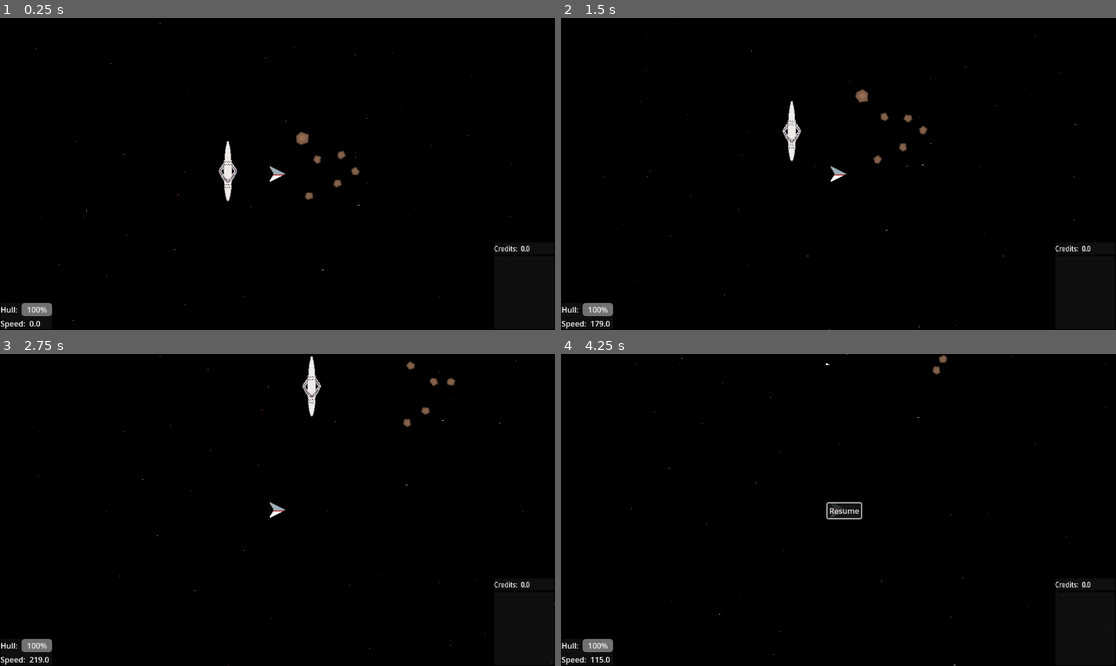
Above: before the commit, frames 1-4 (two rows, left to right).
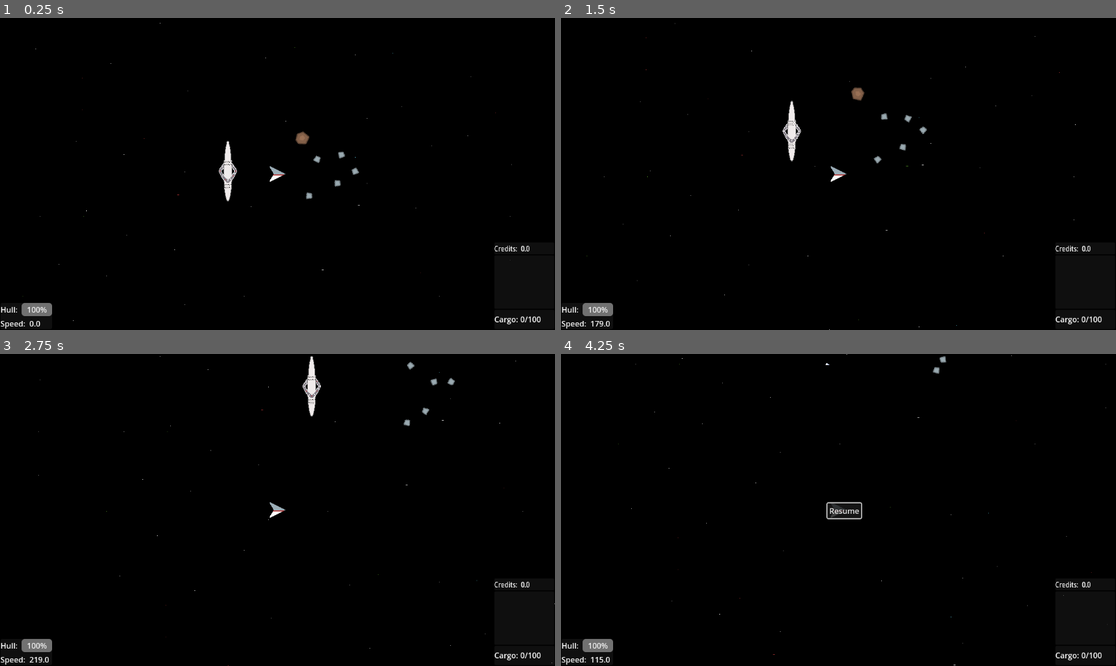
Above: after the commit, the same moments.

Repository: BenjaminRogers/Drone-Tender
Game: Godot game, scene res://Levels/world_1.tscn
Same seed, same stepped clock (60 frames per second), same inputs: the game is played once before the commit and once after it.
Inputs:
- Up to frame 1 (0.25 s): no input
- Up to frame 2 (1.5 s): hold E (lateral_right) 0.53-1.28 s; hold X (Stop) 0.53-1.28 s; hold S (backwards) from 1.28 s (still down); tap Space (shoot) at 1.35 s
- Up to frame 3 (2.75 s): release S (backwards) at 2.03 s; hold E (lateral_right) from 2.03 s (still down); hold X (Stop) from 2.03 s (still down)
- Up to frame 4 (4.25 s): release E (lateral_right) at 2.78 s; release X (Stop) at 2.78 s; hold W (forward) 2.78-3.53 s; tap Space (shoot) at 2.85 s; hold Q (lateral_left) from 3.53 s (still down); hold X (Stop) from 3.53 s (still down); tap Escape (pause) at 4.15 s

The runs differ from the first frame. In frame 1, 0.3% of the frame differs, in the area x 53-98%, y 36-99%; in frame 2, 0.3%, in the area x 52-98%, y 22-99%; in frame 3, 0.2%; in frame 4, 0.2%.

Commit message:
Implemented game over screen

Diff:
--- a/spaceminer/Levels/Objects/Scenes/space_station.gd
+++ b/spaceminer/Levels/Objects/Scenes/space_station.gd
@@ -9,9 +9,9 @@
 			if value_dict.has(key):
 				total_credits += received_dict[key] * value_dict[key]
 		object.credits += total_credits
-		await FloatingText.display_text(str("Credits earned: ", total_credits),object.global_position, "GOLD")
 		object.update_credits()
 		object.clear_inventory()
+		await FloatingText.display_text(str("Credits earned: ", total_credits),object.global_position, "GOLD")
 	if object.has_method("repair"):
 		if object.current_health < object.max_health:
 			object.repair(repair_cost)
--- a/spaceminer/Levels/Objects/Scenes/tiny_asteroid.tscn
+++ b/spaceminer/Levels/Objects/Scenes/tiny_asteroid.tscn
@@ -1,7 +1,7 @@
 [gd_scene load_steps=4 format=3 uid="uid://b2776j8ftk1i5"]
 
 [ext_resource type="Script" uid="uid://dlt7aop3geg0a" path="res://Levels/Objects/Scripts/tiny_asteroid.gd" id="1_vr6x5"]
-[ext_resource type="Texture2D" uid="uid://ceqmfr4hnnuce" path="res://Levels/Sprites/Asteroids/meteorBrown_tiny1.png" id="1_x4lyr"]
+[ext_resource type="Texture2D" uid="uid://8ifmpflqjoy6" path="res://Levels/Sprites/Asteroids/meteorGrey_tiny2.png" id="2_vr6x5"]
 
 [sub_resource type="CapsuleShape2D" id="CapsuleShape2D_46yr2"]
 radius = 11.0
@@ -15,7 +15,7 @@
 
 [node name="Sprite2D" type="Sprite2D" parent="."]
 texture_filter = 1
-texture = ExtResource("1_x4lyr")
+texture = ExtResource("2_vr6x5")
 
 [node name="CollisionShape2D" type="CollisionShape2D" parent="."]
 shape = SubResource("CapsuleShape2D_46yr2")
--- a/spaceminer/Levels/Objects/Scripts/tiny_asteroid.gd
+++ b/spaceminer/Levels/Objects/Scripts/tiny_asteroid.gd
@@ -11,6 +11,7 @@
 	set_contact_monitor(true)
 	set_max_contacts_reported(1)
 	resource_type = Asteroid.randomize_resource()
+	apply_force(rand_movement, rand_movement)
 func _physics_process(delta: float) -> void:
 	if get_contact_count() > 0:
 		has_been_hit = true
--- a/spaceminer/Ships/ship.gd
+++ b/spaceminer/Ships/ship.gd
@@ -16,6 +16,13 @@
 var inventory: Dictionary[String, int]
 var collision_leeway: float = 100.0
 var collision_damage: float = .05
+func game_over() -> void:
+	%AnimatedSprite2D.play("death")
+	await %AnimatedSprite2D.animation_finished
+	%GameOverScreen.show()
+	get_tree().paused = true
+func update_cargo_ui() -> void:
+	%CargoLabel.text = str(current_weight, " / ", max_weight)
 func repair(cost: float) -> void:
 	var repairs_needed = max_health - current_health
 	var total_cost = snappedf(repairs_needed * cost, .01)
@@ -43,12 +50,15 @@
 		FloatingText.display_text((collision_speed * collision_damage), global_position, "RED")
 		current_health -= collision_speed * collision_damage
 		%HealthBar.value = current_health
+		if current_health <= 0:
+			game_over()
 func update_credits() -> void:
 	%CreditsLabel.text = str(credits)
 func clear_inventory() -> void:
 	inventory = {}
 	current_weight = 0
 	%InventoryUI.update_ui(inventory)
+	update_cargo_ui()
 func add_to_inventory(resource_node):
 	var additional_value = resource_node.amount
 	if additional_value + current_weight > max_weight:
@@ -62,6 +72,7 @@
 		FloatingText.display_text(str(resource_node.resource_type, " ", resource_node.amount), global_position)
 		%InventoryUI.update_ui(inventory)
 		%ResourceCollectionSound.play()
+		update_cargo_ui()
 	elif not inventory.has(resource_node.resource_type):
 		inventory.set(resource_node.resource_type, additional_value)
 		current_weight += resource_node.amount
@@ -69,6 +80,7 @@
 		FloatingText.display_text(str(resource_node.resource_type, " ", resource_node.amount), global_position)
 		%InventoryUI.update_ui(inventory)
 		%ResourceCollectionSound.play()
+		update_cargo_ui()
 func fire_projectile(projectile: Resource) -> void:
 	var projectile_instance = projectile.instantiate()
 	%AimOrigin.add_child(projectile_instance)
--- a/spaceminer/Ships/ship_1.tscn
+++ b/spaceminer/Ships/ship_1.tscn
@@ -1,7 +1,8 @@
-[gd_scene load_steps=10 format=3 uid="uid://bel4yswwdqdmk"]
+[gd_scene load_steps=19 format=3 uid="uid://bel4yswwdqdmk"]
 
 [ext_resource type="Script" uid="uid://dlnbf0u4v7t0w" path="res://Ships/ship.gd" id="1_386x3"]
 [ext_resource type="Texture2D" uid="uid://c2sf77v7jdvqj" path="res://Ships/Sprites/Ship1Sprite.png" id="2_3j2h8"]
+[ext_resource type="Texture2D" uid="uid://li5gr3t817iu" path="res://Ships/Sprites/Ship1DeathSprite-sheet.png" id="2_sd0gl"]
 [ext_resource type="Script" uid="uid://dubknthuk1s2s" path="res://Ships/inventory_ui.gd" id="3_oqpsa"]
 [ext_resource type="Script" uid="uid://bxfrei3wy4pyx" path="res://Ships/pause_menu.gd" id="4_cbbn5"]
 [ext_resource type="AudioStream" uid="uid://cfk0lcsn4r3l2" path="res://Ships/Sounds/laserShoot.wav" id="4_jdu3k"]
@@ -9,14 +10,84 @@
 [ext_resource type="AudioStream" uid="uid://8754tfwdt2db" path="res://Ships/Sounds/Collision.wav" id="7_lm01v"]
 [ext_resource type="AudioStream" uid="uid://mjs8lbkgghsx" path="res://Ships/Sounds/pickupResource.wav" id="8_fhuo7"]
 
+[sub_resource type="AtlasTexture" id="AtlasTexture_py5qg"]
+atlas = ExtResource("2_sd0gl")
+region = Rect2(0, 0, 48, 48)
+
+[sub_resource type="AtlasTexture" id="AtlasTexture_nk8yu"]
+atlas = ExtResource("2_sd0gl")
+region = Rect2(48, 0, 48, 48)
+
+[sub_resource type="AtlasTexture" id="AtlasTexture_lvn34"]
+atlas = ExtResource("2_sd0gl")
+region = Rect2(96, 0, 48, 48)
+
+[sub_resource type="AtlasTexture" id="AtlasTexture_bwg6e"]
+atlas = ExtResource("2_sd0gl")
+region = Rect2(144, 0, 48, 48)
+
+[sub_resource type="AtlasTexture" id="AtlasTexture_131lr"]
+atlas = ExtResource("2_sd0gl")
+region = Rect2(192, 0, 48, 48)
+
+[sub_resource type="AtlasTexture" id="AtlasTexture_v4mxd"]
+atlas = ExtResource("2_sd0gl")
+region = Rect2(240, 0, 48, 48)
+
+[sub_resource type="AtlasTexture" id="AtlasTexture_a3fj6"]
+atlas = ExtResource("2_sd0gl")
+region = Rect2(288, 0, 48, 48)
+
+[sub_resource type="SpriteFrames" id="SpriteFrames_fhuo7"]
+animations = [{
+"frames": [{
+"duration": 1.0,
+"texture": SubResource("AtlasTexture_py5qg")
+}, {
+"duration": 1.0,
+"texture": SubResource("AtlasTexture_nk8yu")
+}, {
+"duration": 1.0,
+"texture": SubResource("AtlasTexture_lvn34")
+}, {
+"duration": 1.0,
+"texture": SubResource("AtlasTexture_bwg6e")
+}, {
+"duration": 1.0,
+"texture": SubResource("AtlasTexture_131lr")
+}, {
+"duration": 1.0,
+"texture": SubResource("AtlasTexture_v4mxd")
+}, {
+"duration": 1.0,
+"texture": SubResource("AtlasTexture_a3fj6")
+}],
+"loop": false,
+"name": &"death",
+"speed": 1.0
+}, {
+"frames": [{
+"duration": 1.0,
+"texture": ExtResource("2_3j2h8")
+}],
+"loop": true,
+"name": &"default",
+"speed": 5.0
+}]
+
 [sub_resource type="CircleShape2D" id="CircleShape2D_3j2h8"]
 
 [node name="Ship1Root" type="CharacterBody2D"]
 collision_mask = 0
 script = ExtResource("1_386x3")
 
-[node name="Sprite2D" type="Sprite2D" parent="."]
-texture = ExtResource("2_3j2h8")
+[node name="AnimatedSprite2D" type="AnimatedSprite2D" parent="."]
+unique_name_in_owner = true
+sprite_frames = SubResource("SpriteFrames_fhuo7")
+animation = &"death"
+autoplay = "default"
+frame = 6
+frame_progress = 1.0
 
 [node name="CollisionPolygon2D" type="CollisionPolygon2D" parent="."]
 position = Vector2(15, 0)
@@ -77,13 +148,14 @@
 
 [node name="PanelContainer" type="PanelContainer" parent="HUDLayer"]
 offset_left = 1026.0
-offset_top = 495.0
+offset_top = 493.0
 offset_right = 1179.0
-offset_bottom = 646.0
+offset_bottom = 604.0
 scale = Vector2(0.812, 1)
 
 [node name="MarginContainer" type="MarginContainer" parent="HUDLayer/PanelContainer"]
 layout_mode = 2
+theme_override_constants/margin_left = 5
 
 [node name="InventoryUI" type="VBoxContainer" parent="HUDLayer/PanelContainer/MarginContainer"]
 unique_name_in_owner = true
@@ -141,6 +213,50 @@
 layout_mode = 2
 text = "Resume"
 
+[node name="PanelContainer4" type="PanelContainer" parent="HUDLayer"]
+offset_left = 1026.0
+offset_top = 606.0
+offset_right = 1151.0
+offset_bottom = 646.0
+
+[node name="MarginContainer" type="MarginContainer" parent="HUDLayer/PanelContainer4"]
+layout_mode = 2
+
+[node name="HBoxContainer" type="HBoxContainer" parent="HUDLayer/PanelContainer4/MarginContainer"]
+layout_mode = 2
+
+[node name="Label" type="Label" parent="HUDLayer/PanelContainer4/MarginContainer/HBoxContainer"]
+layout_mode = 2
+text = "Cargo:"
+
+[node name="CargoLabel" type="Label" parent="HUDLayer/PanelContainer4/MarginContainer/HBoxContainer"]
+unique_name_in_owner = true
+layout_mode = 2
+text = "0/100"
+
+[node name="GameOverScreen" type="Control" parent="HUDLayer"]
+unique_name_in_owner = true
+process_mode = 3
+visible = false
+layout_mode = 3
+anchors_preset = 0
+offset_left = 528.0
+offset_top = 306.0
+offset_right = 568.0
+offset_bottom = 346.0
+
+[node name="PanelContainer" type="PanelContainer" parent="HUDLayer/GameOverScreen"]
+layout_mode = 2
+offset_right = 40.0
+offset_bottom = 40.0
+
+[node name="MarginContainer" type="MarginContainer" parent="HUDLayer/GameOverScreen/PanelContainer"]
+layout_mode = 2
+
+[node name="Label" type="Label" parent="HUDLayer/GameOverScreen/PanelContainer/MarginContainer"]
+layout_mode = 2
+text = "GAME OVER"
+
 [node name="FiredSound" type="AudioStreamPlayer2D" parent="."]
 unique_name_in_owner = true
 stream = ExtResource("4_jdu3k")
--- a/spaceminer/small_asteroid.gd
+++ b/spaceminer/small_asteroid.gd
@@ -1,9 +1,10 @@
 extends RigidBody2D
 var tiny_asteroid = preload("res://Levels/Objects/Scenes/tiny_asteroid.tscn")
 var rand_rotation_range = 5
-var rand_movement_range = 10
+var rand_movement_range = 20
 var has_been_hit = false
 var health = 25
+
 @onready var screen_center = get_viewport_rect().size / 2
 @onready var rand_rotation = Asteroid.randomize_rotation(rand_rotation_range)
 @onready var rand_movement = Asteroid.randomize_movement(rand_movement_range)
@@ -27,11 +28,9 @@
 		health_depleted.emit()
 func break_apart() -> void:
 	var parent_node = get_parent()
-	var quantity: int = randi_range(1, 3)
-	for i in quantity:
-		var new_asteroid = tiny_asteroid.instantiate()
-		parent_node.call_deferred("add_child",new_asteroid)
-		new_asteroid.global_position = global_position
+	var new_asteroid = tiny_asteroid.instantiate()
+	parent_node.call_deferred("add_child",new_asteroid)
+	new_asteroid.global_position = global_position
 	queue_free()
 func _on_body_entered(body: Node) -> void:
 	if body.has_method("take_collision_damage"):
Binary file added: spaceminer/Ships/Sprites/Ship1DeathSprite-sheet.png
Not shown, added: spaceminer/Ships/Sprites/Ship1DeathSprite-sheet.png.import
